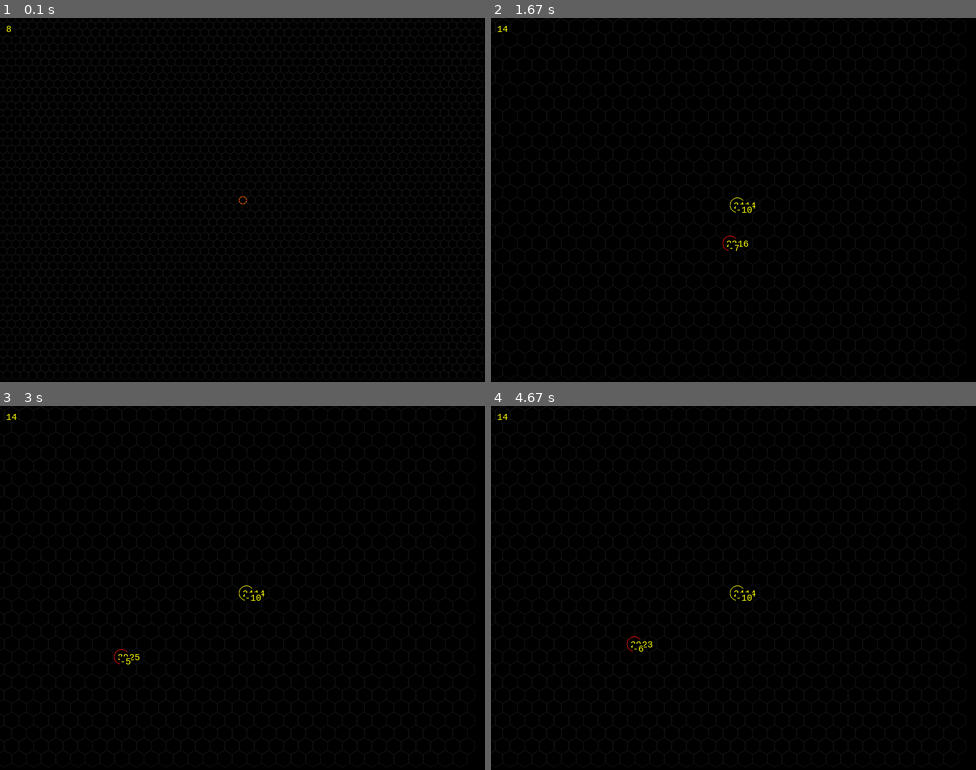
Above: before the commit, frames 1-4 (two rows, left to right).
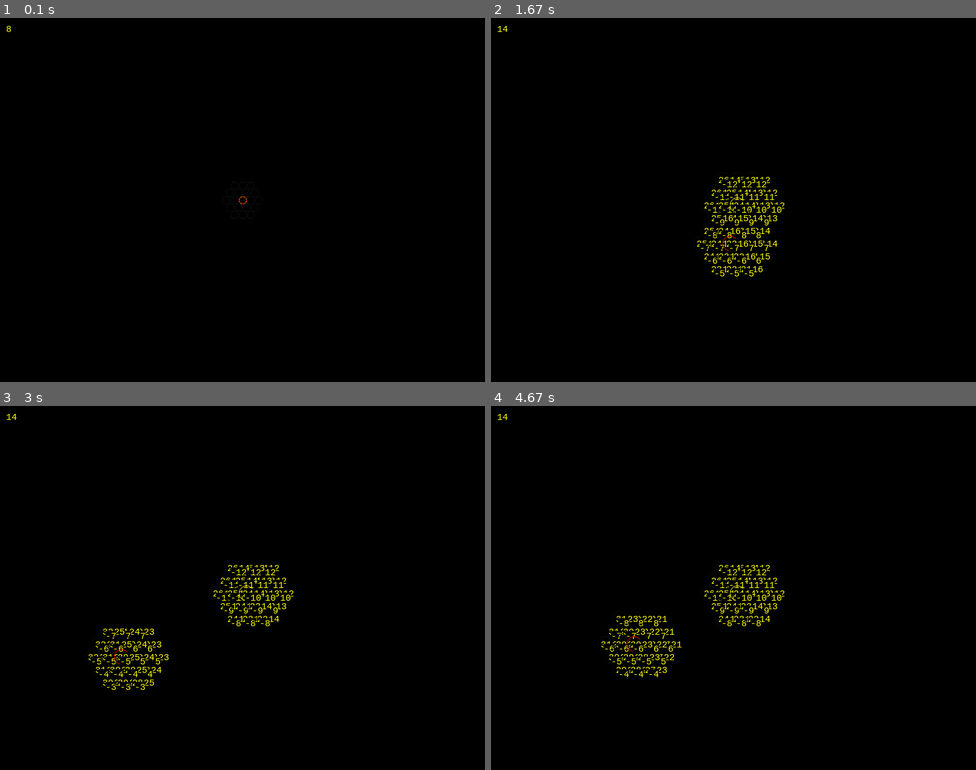
Above: after the commit, the same moments.

Repository: mtday/pygame
Game: pygame game, started from mygame/main.py
Two runs of this game, one before a commit and one after it. Both use one fixed random seed, a clock stepped at 60 frames per second and the inputs below.
Inputs (mouse positions are in pixels of both pictures, inside the frame that each line leads up to):
- Up to frame 1 (0.1 s): no input
- Up to frame 2 (1.67 s): press the mouse at (617, 203) at 0.37 s; move the mouse to (699, 243) at 0.47 s; release the mouse at (782, 280) at 0.6 s; tap + at 0.73, 1.03, 1.23 s; click (583, 145) at 0.75 s; tap = at 0.82 s; click (607, 65) at 1.25 s; tap - at 1.32 s; click (733, 243) at 1.55 s
- Up to frame 3 (3 s): click (164, 467) at 1.88 s; click (392, 580) at 2.22 s; click (412, 660) at 2.55 s; click (126, 653) at 2.88 s
- Up to frame 4 (4.67 s): click (660, 693) at 3.22 s; click (835, 540) at 3.55 s; click (903, 584) at 3.88 s; click (820, 708) at 4.22 s; click (636, 646) at 4.55 s

The runs differ from the first frame. In frame 1, less than 0.1% of the frame differs, in the area x 50-51%, y 49-52%; in frame 2, 0.8%; in frame 3, 1.0%, in the area x 18-61%, y 43-78%; in frame 4, 1.0%.

Commit message:
added code to draw surrounding coords

Diff:
--- a/mygame/config/colors.py
+++ b/mygame/config/colors.py
@@ -5,4 +5,4 @@
 RED = (255, 0, 0)
 YELLOW = (255, 255, 0)
 
-HEX_GRID_LINE_COLOR = (20, 20, 20)
+HEX_GRID_LINE_COLOR = (12, 12, 12)
--- a/mygame/model/coord.py
+++ b/mygame/model/coord.py
@@ -1,5 +1,7 @@
 
 class Coord:
+    __directions = [(1, -1, 0), (1, 0, -1), (0, 1, -1), (-1, 1, 0), (-1, 0, 1), (0, -1, 1)]
+
     def __init__(self, x=0, y=0, z=0):
         if isinstance(x, int) and isinstance(y, int) and isinstance(z, int):
             self.x = x
@@ -55,3 +57,20 @@
 
     def subtract_coord(self, coord):
         return self.subtract(coord.x, coord.y, coord.z)
+
+    def get_neighbor(self, i):
+        (x, y, z) = Coord.__directions[i]
+        return self.add(x, y, z)
+
+    def get_neighbors(self):
+        return [self.get_neighbor(i) for i in range(6)]
+
+    def get_ring(self, distance):
+        results = []
+        direction = Coord.__directions[4]
+        coord = self.add_coord(Coord(direction[0] * distance, direction[1] * distance, direction[2] * distance))
+        for i in range(6):
+            for j in range(distance):
+                results.append(coord)
+                coord = coord.get_neighbor(i)
+        return results
--- a/mygame/ui/hexgrid.py
+++ b/mygame/ui/hexgrid.py
@@ -84,7 +84,7 @@
         self.hex_width_half = self.hex_width / 2
 
     def draw(self):
-        self.__draw_grid()
+        # self.__draw_grid()
         self.__draw_center()
         self.__draw_origin()
         self.__draw_hover()
@@ -103,14 +103,21 @@
                 Hex.draw_hex(self.surface, center, self.hex_radius, HEX_GRID_LINE_COLOR)
 
     def __draw_center(self):
+        self.__draw_coord_ring(self.center_coord, HEX_GRID_LINE_COLOR, 2)
+        self.__draw_coord_neighbors(self.center_coord, HEX_GRID_LINE_COLOR)
         self.__draw_coord(self.center_coord, YELLOW)
 
     def __draw_hover(self):
         if self.hover_coord:
+            self.__draw_coord_ring(self.hover_coord, HEX_GRID_LINE_COLOR, 2)
+            self.__draw_coord_neighbors(self.hover_coord, HEX_GRID_LINE_COLOR)
             self.__draw_coord(self.hover_coord, RED)
 
     def __draw_origin(self):
-        self.__draw_coord(Coord(), GREEN)
+        origin = Coord()
+        self.__draw_coord_ring(origin, HEX_GRID_LINE_COLOR, 2)
+        self.__draw_coord_neighbors(origin, HEX_GRID_LINE_COLOR)
+        self.__draw_coord(origin, GREEN)
 
     def __draw_coord(self, coord, color):
         offset = coord.subtract_coord(self.center_coord)
@@ -119,6 +126,12 @@
         coord_y = self.hex_radius * 3 / 2 * offset.z
         coord_y = coord_y + self.surface.get_height() / 2 + self.coord_offset_y
         Hex.draw_circle(self.surface, (coord_x, coord_y), self.hex_width_half, color, coord)
+
+    def __draw_coord_neighbors(self, coord, color):
+        [self.__draw_coord(neighbor, color) for neighbor in coord.get_neighbors()]
+
+    def __draw_coord_ring(self, coord, color, distance):
+        [self.__draw_coord(surrounding, color) for surrounding in coord.get_ring(distance)]
 
     def __get_top_left_coord_center(self):
         top_left = (self.surface.get_width() / 2 + self.coord_offset_x,
--- a/tests/model/coord_test.py
+++ b/tests/model/coord_test.py
@@ -175,3 +175,45 @@
         self.assertEqual(coord.x, 2)
         self.assertEqual(coord.y, 0)
         self.assertEqual(coord.z, -2)
+
+    def test_get_neighbor_from_origin(self):
+        coord = Coord()
+        neighbors = [coord.get_neighbor(i) for i in range(6)]
+        self.assertEqual(len(neighbors), 6)
+        self.assertEqual((neighbors[0].x, neighbors[0].y, neighbors[0].z), (1, -1, 0))
+        self.assertEqual((neighbors[1].x, neighbors[1].y, neighbors[1].z), (1, 0, -1))
+        self.assertEqual((neighbors[2].x, neighbors[2].y, neighbors[2].z), (0, 1, -1))
+        self.assertEqual((neighbors[3].x, neighbors[3].y, neighbors[3].z), (-1, 1, 0))
+        self.assertEqual((neighbors[4].x, neighbors[4].y, neighbors[4].z), (-1, 0, 1))
+        self.assertEqual((neighbors[5].x, neighbors[5].y, neighbors[5].z), (0, -1, 1))
+
+    def test_get_neighbor_from_non_origin(self):
+        coord = Coord(2, -3, 1)
+        neighbors = [coord.get_neighbor(i) for i in range(6)]
+        self.assertEqual(len(neighbors), 6)
+        self.assertEqual((neighbors[0].x, neighbors[0].y, neighbors[0].z), (3, -4, 1))
+        self.assertEqual((neighbors[1].x, neighbors[1].y, neighbors[1].z), (3, -3, 0))
+        self.assertEqual((neighbors[2].x, neighbors[2].y, neighbors[2].z), (2, -2, 0))
+        self.assertEqual((neighbors[3].x, neighbors[3].y, neighbors[3].z), (1, -2, 1))
+        self.assertEqual((neighbors[4].x, neighbors[4].y, neighbors[4].z), (1, -3, 2))
+        self.assertEqual((neighbors[5].x, neighbors[5].y, neighbors[5].z), (2, -4, 2))
+
+    def test_get_neighbors_from_origin(self):
+        neighbors = Coord().get_neighbors()
+        self.assertEqual(len(neighbors), 6)
+        self.assertEqual((neighbors[0].x, neighbors[0].y, neighbors[0].z), (1, -1, 0))
+        self.assertEqual((neighbors[1].x, neighbors[1].y, neighbors[1].z), (1, 0, -1))
+        self.assertEqual((neighbors[2].x, neighbors[2].y, neighbors[2].z), (0, 1, -1))
+        self.assertEqual((neighbors[3].x, neighbors[3].y, neighbors[3].z), (-1, 1, 0))
+        self.assertEqual((neighbors[4].x, neighbors[4].y, neighbors[4].z), (-1, 0, 1))
+        self.assertEqual((neighbors[5].x, neighbors[5].y, neighbors[5].z), (0, -1, 1))
+
+    def test_get_neighbors_from_non_origin(self):
+        neighbors = Coord(2, -3, 1).get_neighbors()
+        self.assertEqual(len(neighbors), 6)
+        self.assertEqual((neighbors[0].x, neighbors[0].y, neighbors[0].z), (3, -4, 1))
+        self.assertEqual((neighbors[1].x, neighbors[1].y, neighbors[1].z), (3, -3, 0))
+        self.assertEqual((neighbors[2].x, neighbors[2].y, neighbors[2].z), (2, -2, 0))
+        self.assertEqual((neighbors[3].x, neighbors[3].y, neighbors[3].z), (1, -2, 1))
+        self.assertEqual((neighbors[4].x, neighbors[4].y, neighbors[4].z), (1, -3, 2))
+        self.assertEqual((neighbors[5].x, neighbors[5].y, neighbors[5].z), (2, -4, 2))
